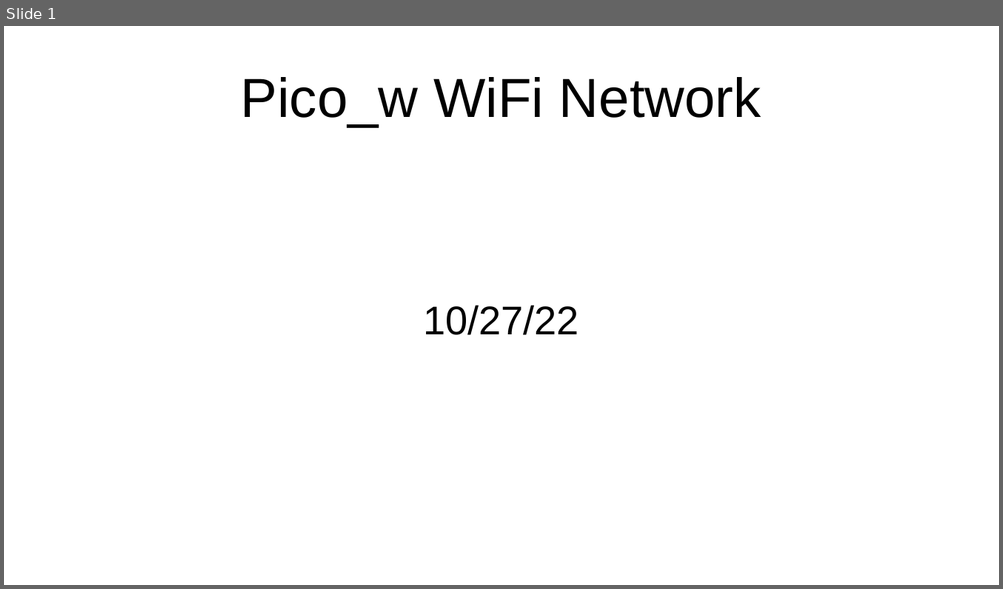
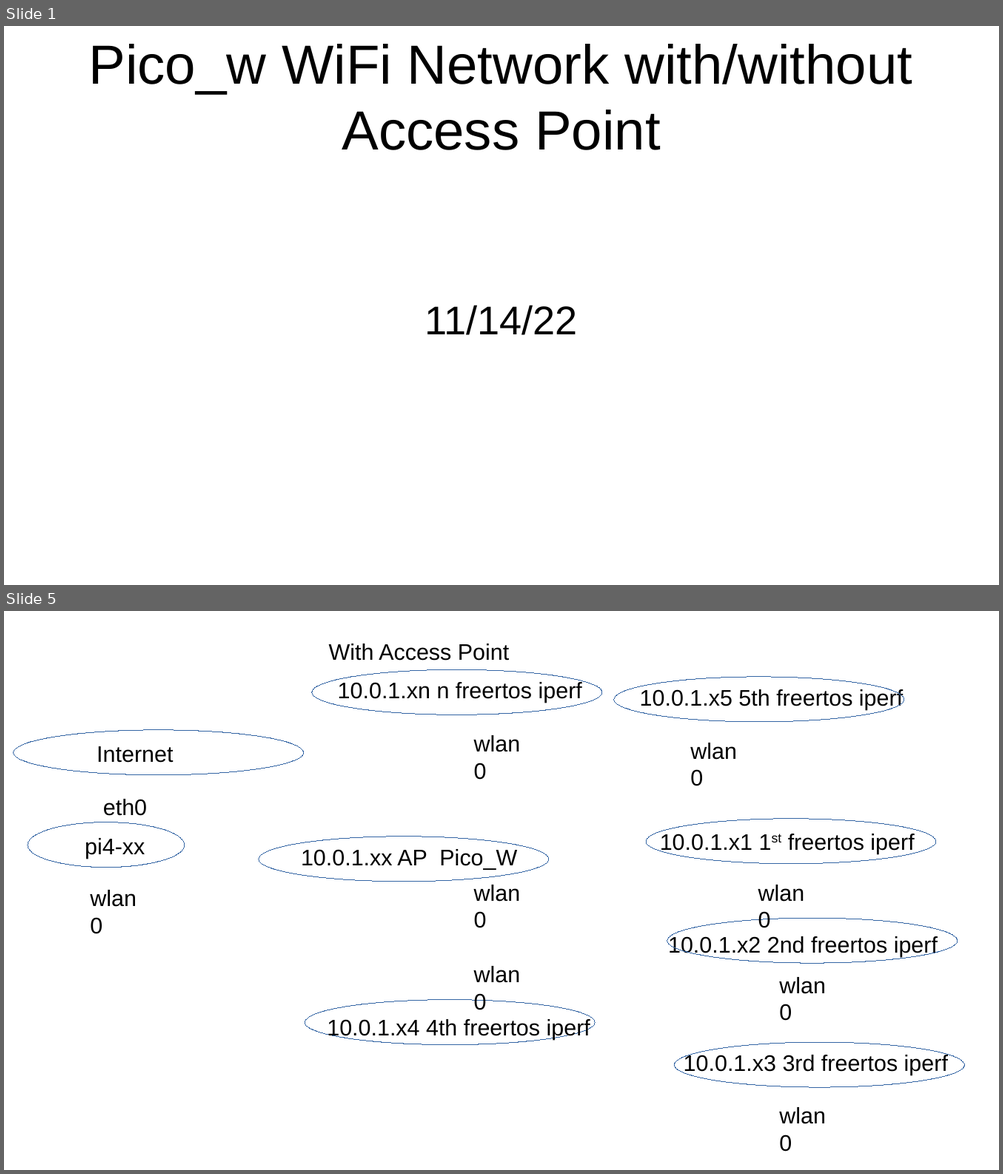
Before and after one commit to develone/my-projects-docs, a slide deck: pico_w-wifi-test/access-point/pico_w-ap-net.odp. Shown one above the other, each under a label of ours: slide 1 before the commit, slides 1 and 5 after it; the slides between them are not shown. The pictures are 1003x589 and 1003x1174 pixels, drawn with LibreOffice and Linux fonts; fonts in the diff are those of the drawing. Boxes give left, top, right and bottom in pixels: in the first picture for what was removed or moved away, otherwise in the second. Text is boxed around its words. In the diff, an @@ line names an element or a change of style, - is before the commit and + after.

```diff
--- a/pico_w-wifi-test/access-point/pico_w-ap-net.odp
+++ b/pico_w-wifi-test/access-point/pico_w-ap-net.odp
@@ slide 5 added at <box>4,611,999,1170</box>, background #FFFFFF @@
@@ text added at <box>329,644,509,661</box>, 18 pt, text #000000 @@
+With Access Point
@@ ellipse added at <box>312,669,601,715</box>, outline #3465A4 0 pt @@
@@ ellipse added at <box>614,677,904,722</box>, outline #3465A4 0 pt @@
@@ text added at <box>338,681,582,703</box>, 18 pt, text #000000 @@
+10.0.1.xn n freertos iperf
@@ text added at <box>640,688,902,710</box>, 18 pt, text #000000 @@
+10.0.1.x5 5th freertos iperf
@@ ellipse added at <box>13,730,303,775</box>, outline #3465A4 0 pt @@
@@ text added at <box>465,726,542,785</box>, 18 pt, text #000000 @@
+wlan0
@@ text added at <box>682,732,759,792</box>, 18 pt, text #000000 @@
+wlan0
@@ text added at <box>96,746,173,763</box>, 18 pt, text #000000 @@
+Internet
@@ text added at <box>103,799,147,816</box>, 18 pt, text #000000 @@
+eth0
@@ ellipse added at <box>28,822,185,867</box>, outline #3465A4 0 pt @@
@@ ellipse added at <box>646,819,936,863</box>, outline #3465A4 0 pt @@
@@ text added at <box>85,838,145,859</box>, 18 pt, text #000000 @@
+pi4-xx
@@ ellipse added at <box>259,837,548,882</box>, outline #3465A4 0 pt @@
@@ text added at <box>301,849,517,869</box>, 18 pt, text #000000 @@
+10.0.1.xx AP Pico_W
@@ text added at <box>660,834,913,854</box>, 18 pt, text #000000 @@
+10.0.1.x1 1st freertos iperf
@@ text added at <box>465,874,542,934</box>, 18 pt, text #000000 @@
+wlan0
@@ text added at <box>749,874,826,934</box>, 18 pt, text #000000 @@
+wlan0
@@ text added at <box>82,880,159,940</box>, 18 pt, text #000000 @@
+wlan0
@@ ellipse added at <box>667,919,957,964</box>, outline #3465A4 0 pt @@
@@ text added at <box>668,935,937,957</box>, 18 pt, text #000000 @@
+10.0.1.x2 2nd freertos iperf
@@ text added at <box>465,956,542,1015</box>, 18 pt, text #000000 @@
+wlan0
@@ text added at <box>770,967,847,1026</box>, 18 pt, text #000000 @@
+wlan0
@@ ellipse added at <box>304,1000,595,1045</box>, outline #3465A4 0 pt @@
@@ text added at <box>327,1019,590,1040</box>, 18 pt, text #000000 @@
+10.0.1.x4 4th freertos iperf
@@ ellipse added at <box>674,1042,965,1088</box>, outline #3465A4 0 pt @@
@@ text added at <box>683,1054,948,1076</box>, 18 pt, text #000000 @@
+10.0.1.x3 3rd freertos iperf
@@ text added at <box>770,1097,847,1157</box>, 18 pt, text #000000 @@
+wlan0
@@ slide 1 changed as well @@
@@ title at <box>89,44,912,150</box>: text changed @@
-Pico_w WiFi Network
+Pico_w WiFi Network with/without Access Point
@@ subtitle at <box>424,305,578,335</box>: text changed @@
-10/27/22
+11/14/22
```
Also in this commit, not shown: 5 other slides added, 1 slide removed, 3 other files.
